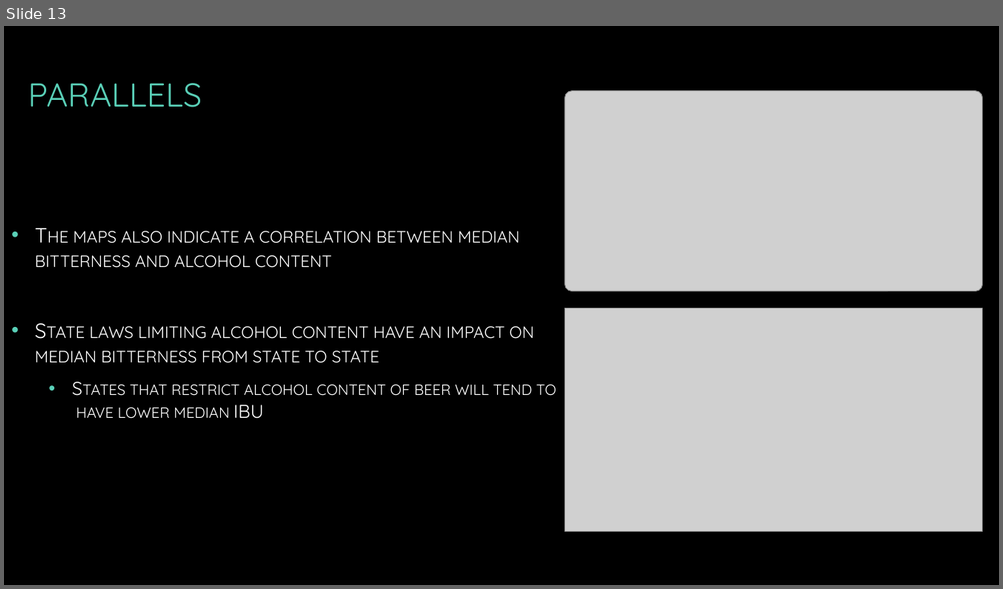
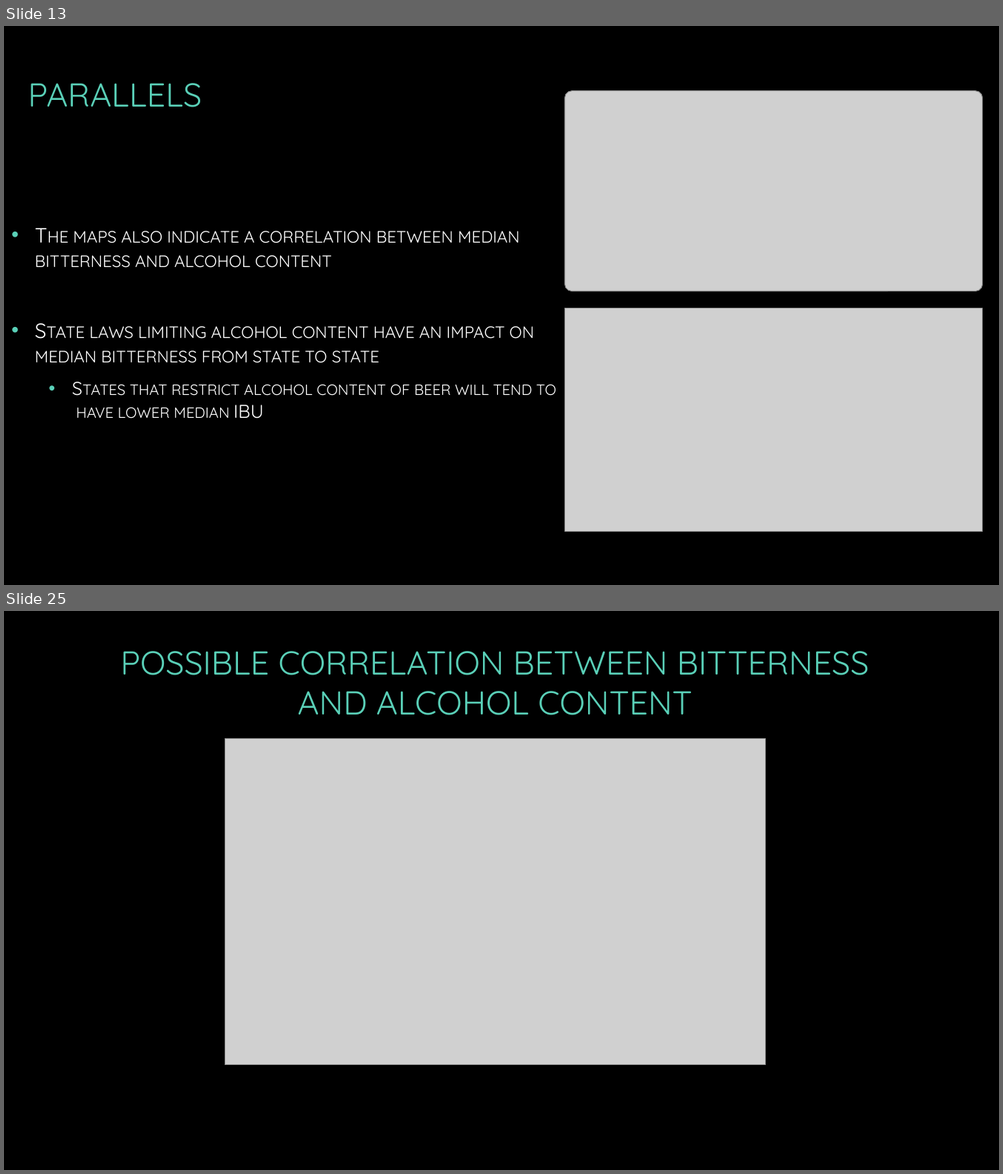
Before and after one commit to amberburnett/BeerSales, a slide deck: EDA – Beer Sales.pptx. Shown one above the other, each under a label of ours: slide 13 before the commit, slides 13 and 25 after it; the slides between them are not shown. The pictures are 1003x589 and 1003x1174 pixels, drawn with LibreOffice and Linux fonts; fonts in the diff are those of the drawing; grey boxes stand for pictures; background and template pictures are left out. Boxes give left, top, right and bottom in pixels: in the first picture for what was removed or moved away, otherwise in the second. Text is boxed around its words. In the diff, an @@ line names an element or a change of style, - is before the commit and + after.

```diff
--- a/EDA – Beer Sales.pptx
+++ b/EDA – Beer Sales.pptx
@@ slide 25 added at [4,611,999,1170], background picture (left out) @@
@@ title added at [120,651,869,715], 32 pt, text #5AD0B8 @@
+POSSIBLE CORRELATION BETWEEN BITTERNESS AND ALCOHOL CONTENT
@@ picture added at [225,738,765,1065] @@
```
Also in this commit, not shown: 13 other slides added.
